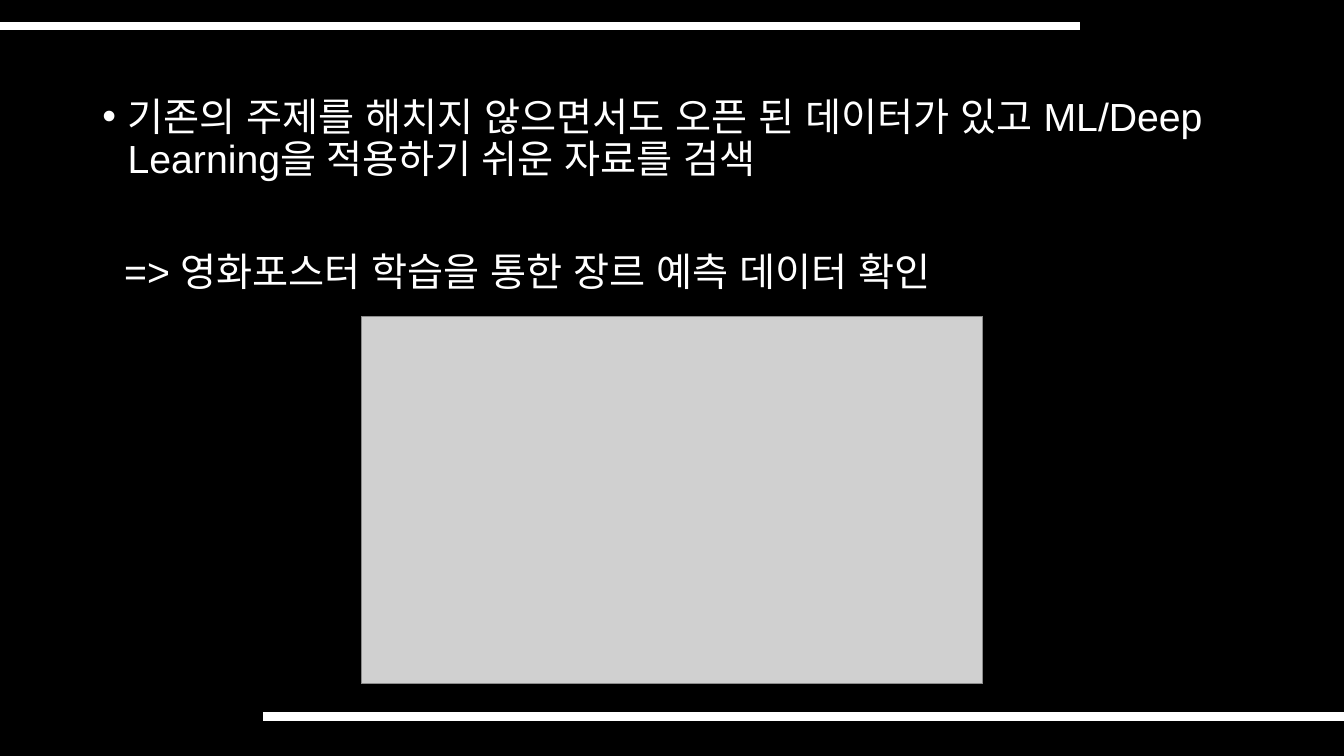
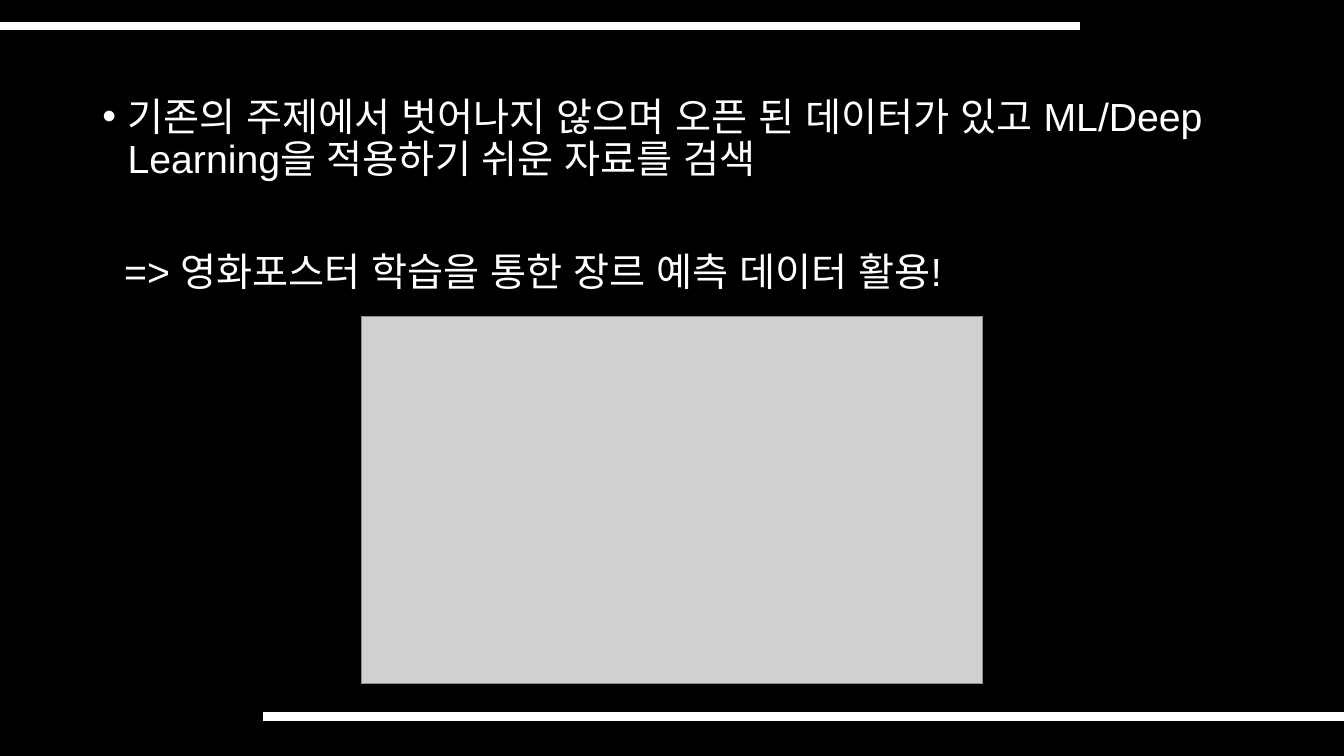
Before and after one commit to SeungHwanK/Team-K_5, a slide deck: slide 5 of 2. 김종욱 교수님 미팅 준비 자료/Subjects.pptx. Drawn at 1344x756 pixels with LibreOffice and Linux fonts; fonts in the diff are those of the drawing; grey boxes stand for pictures. Boxes give left, top, right and bottom in pixels: in the first picture for what was removed or moved away, otherwise in the second. Text is boxed around its words. In the diff, an @@ line names an element or a change of style, - is before the commit and + after.

Commit message:
[#0002-3] 김종욱 교수님 미팅 자료 작성
[2번 과제]
ppt v.1.0.0 업로드
변경사항
- 2번 항목 내용 보강
- 4번 항목 내용 추가

```diff
--- a/2. 김종욱 교수님 미팅 준비 자료/Subjects.pptx
+++ b/2. 김종욱 교수님 미팅 준비 자료/Subjects.pptx
@@ text at bbox=[128, 98, 1203, 289]: text changed @@
-• 기존의 주제를 해치지 않으면서도 오픈 된 데이터가 있고 ML/Deep Learning을 적용하기 쉬운 자료를 검색
-=> 영화포스터 학습을 통한 장르 예측 데이터 확인
+• 기존의 주제에서 벗어나지 않으며 오픈 된 데이터가 있고 ML/Deep Learning을 적용하기 쉬운 자료를 검색
+=> 영화포스터 학습을 통한 장르 예측 데이터 활용!
```
Also in this commit, not shown: 8 other slides changed, 3 slides added, 1 slide removed.
